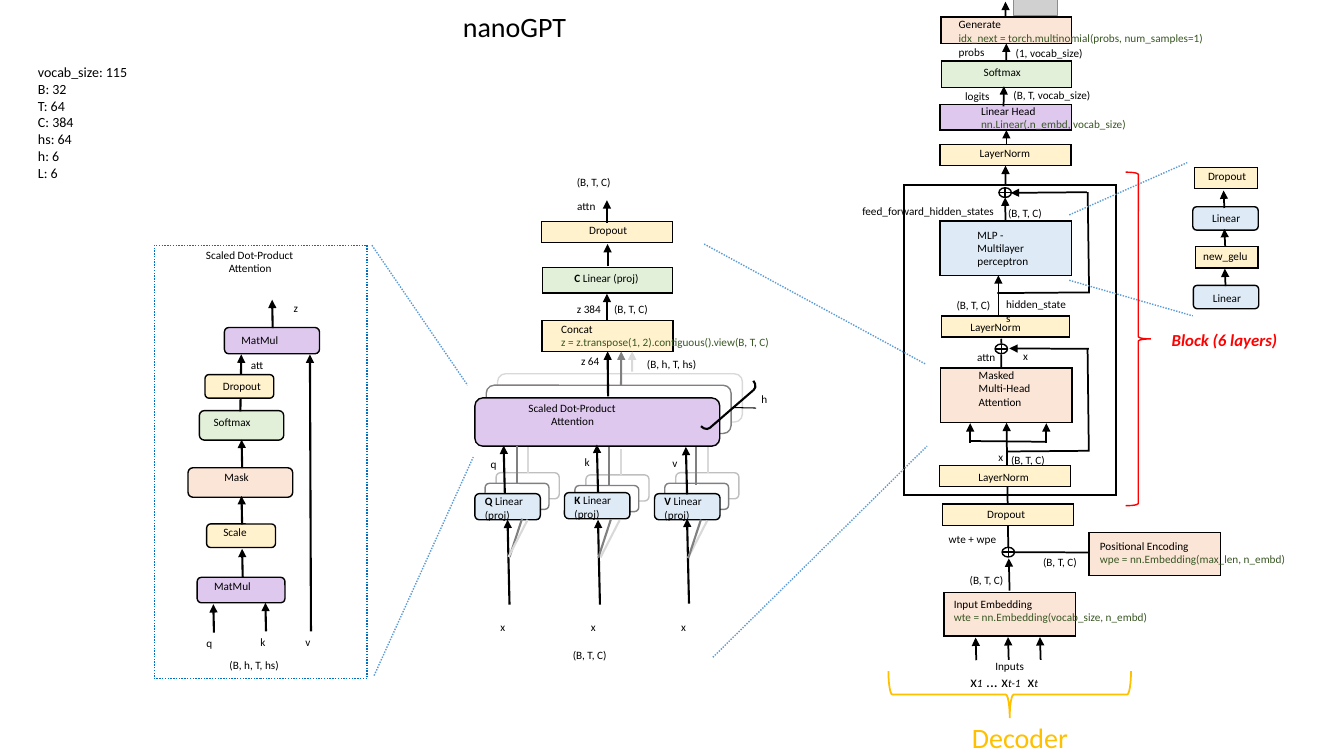
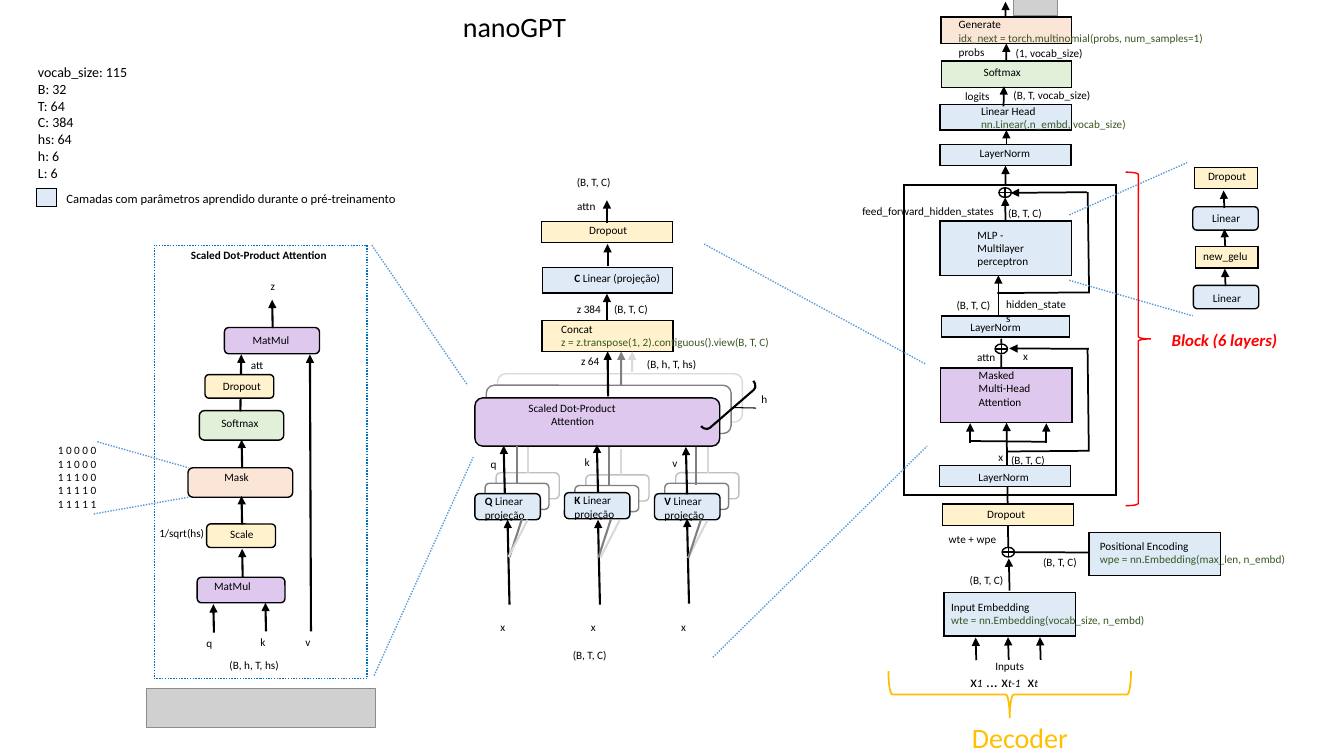
Before and after one commit to wmelo52/GPTLab, a slide deck: slide 1 of GPT_model.pptx. Drawn at 1344x756 pixels with LibreOffice and Linux fonts; fonts in the diff are those of the drawing; grey boxes stand for pictures. Boxes give left, top, right and bottom in pixels: in the first picture for what was removed or moved away, otherwise in the second. Text is boxed around its words. In the diff, an @@ line names an element or a change of style, - is before the commit and + after.

```diff
--- a/GPT_model.pptx
+++ b/GPT_model.pptx
@@ rectangle at [941, 104, 1072, 130]: fill #DEC8EE to #DEEBF7 @@
@@ rectangle added at [36, 189, 56, 207], fill #DEEBF7, outline #000000 1 pt @@
@@ text added at [66, 194, 396, 205], 9 pt, text #000000 @@
+Camadas com parâmetros aprendido durante o pré-treinamento
@@ text at [191, 251, 327, 259]: text changed; bold on @@
-Scaled Dot-Product
-Attention
+Scaled Dot-Product Attention
@@ rectangle at [542, 267, 674, 292]: fill #E2F0D9 to #DEEBF7 @@
@@ text "z": place and size @@
-text "z" at [294, 306, 298, 312]
+text "z" at [271, 284, 275, 290]
@@ text at [574, 274, 660, 284]: text changed @@
-C Linear (proj)
+C Linear (projeção)
@@ text "MatMul": place and size @@
-text "MatMul" at [241, 336, 278, 344]
+text "MatMul" at [253, 336, 290, 344]
@@ rectangle at [941, 368, 1072, 422]: fill #FBE5D6 to #DEC8EE @@
@@ text "Softmax": place and size @@
-text "Softmax" at [214, 418, 251, 426]
+text "Softmax" at [221, 419, 258, 427]
@@ text added at [58, 446, 97, 508], 8 pt, text #000000 @@
+1 0 0 0 0
+1 1 0 0 0
+1 1 1 0 0
+1 1 1 1 0
+1 1 1 1 1
@@ line added from (98, 442) to (189, 468), #5B9BD5 1 pt dashed @@
@@ fill #FFF2CC to #DEEBF7 in 3 elements at [941, 144, 1072, 165], [942, 316, 1070, 337], [940, 466, 1071, 487] @@
@@ line added from (94, 514) to (189, 497), #5B9BD5 1 pt dashed @@
@@ text added at [159, 529, 204, 539], 8 pt, text #000000 @@
+1/sqrt(hs)
@@ text "Scale": place and size @@
-text "Scale" at [223, 528, 246, 536]
+text "Scale" at [230, 530, 253, 538]
@@ text at [485, 511, 525, 523]: text changed @@
-(proj)
+projeção
@@ text at [574, 510, 614, 521]: text changed @@
-(proj)
+projeção
@@ text at [664, 511, 704, 523]: text changed @@
-(proj)
+projeção
@@ rectangle at [1089, 532, 1220, 576]: fill #FBE5D6 to #DEEBF7 @@
@@ rectangle at [944, 593, 1075, 636]: fill #FBE5D6 to #DEEBF7 @@
@@ picture added at [146, 689, 375, 728] @@
```
Also in this commit, not shown: 2 other files.
